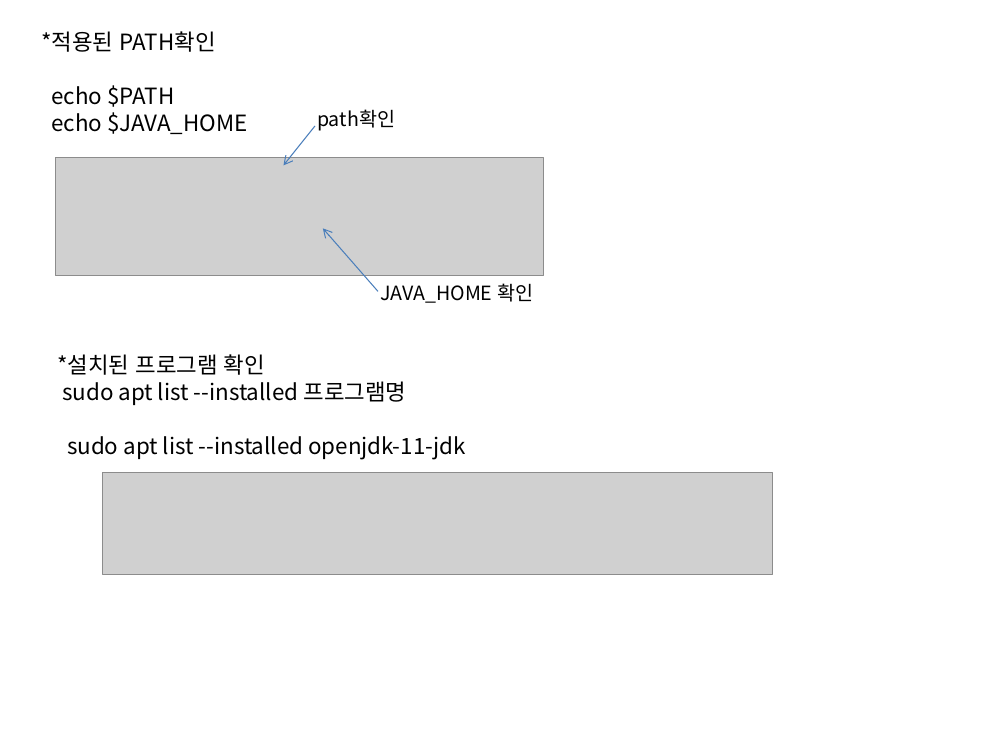
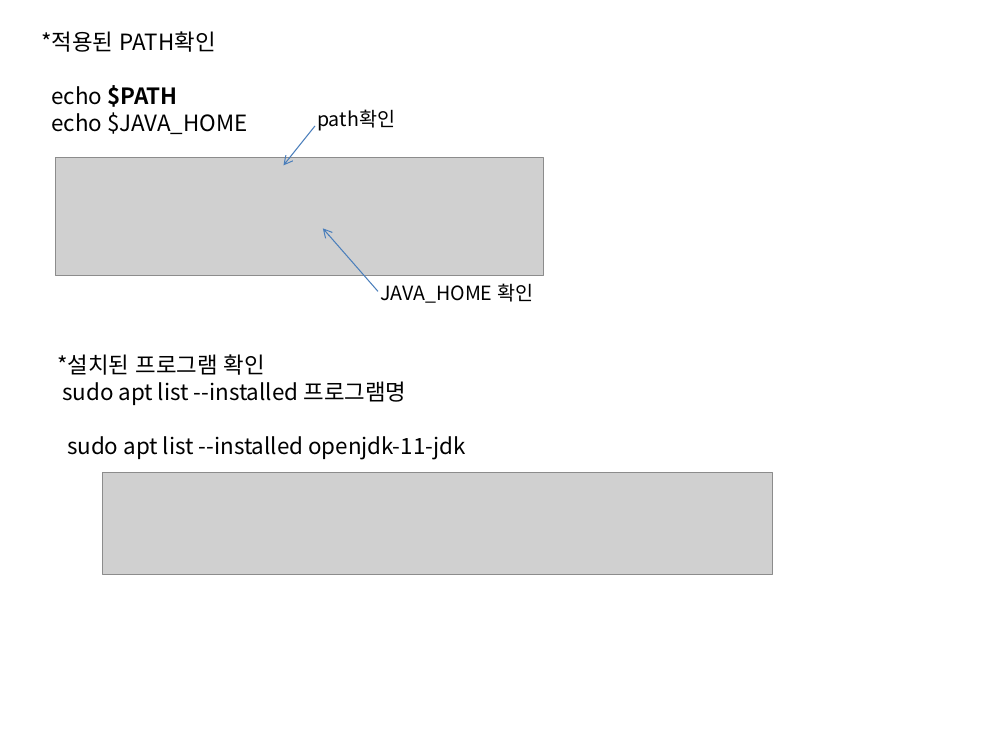
Before and after one commit to In0code/Programming_note, a slide deck: slide 6 of PPT/20231213_aws.pptx. Drawn at 1008x756 pixels with LibreOffice and Linux fonts; fonts in the diff are those of the drawing; grey boxes stand for pictures. Boxes give left, top, right and bottom in pixels: in the first picture for what was removed or moved away, otherwise in the second. Text is boxed around its words. In the diff, an @@ line names an element or a change of style, - is before the commit and + after.

```diff
--- a/PPT/20231213_aws.pptx
+++ b/PPT/20231213_aws.pptx
@@ text at <box>51,85,177,107</box>: bold on in "$PATH" @@
```
Also in this commit, not shown: 5 other slides changed, 5 other files.
